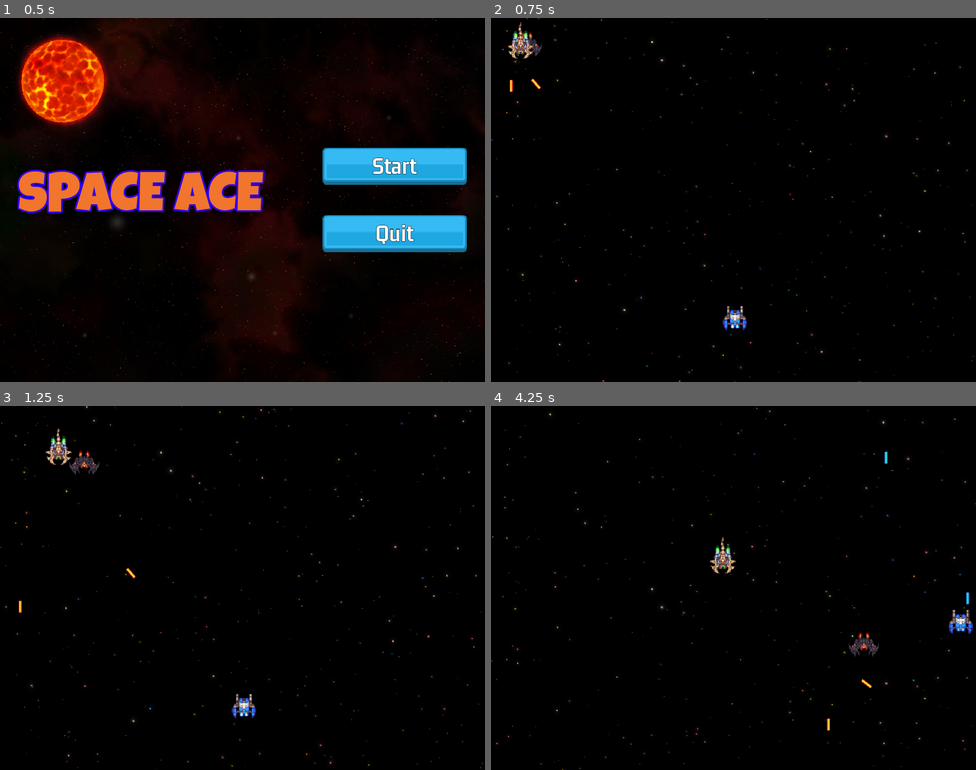
Above: before the commit, frames 1-4 (two rows, left to right).
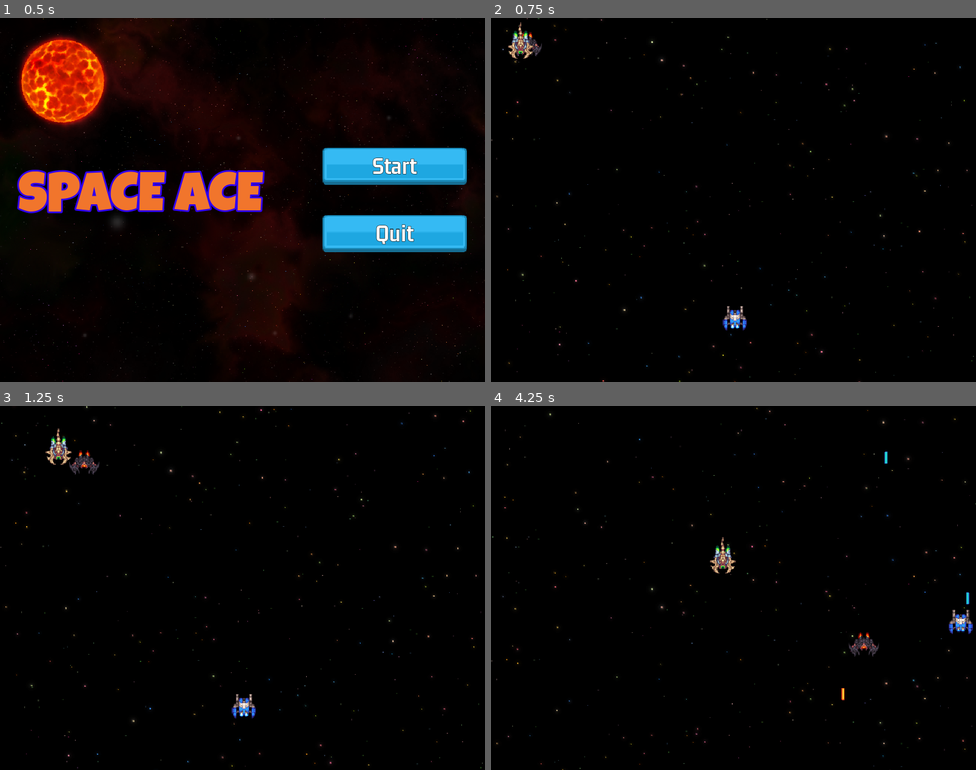
Above: after the commit, the same moments.

Repository: fj0lverkr/space-ace
Game: Godot game, scene res://scenes/main/main.tscn
Two runs of this game, one before a commit and one after it. Both use one fixed random seed, a clock stepped at 60 frames per second and the inputs below. Sound files missing from this copy of the repository are replaced by a short silence.
Inputs (mouse positions are in pixels of both pictures, inside the frame that each line leads up to):
- Up to frame 1 (0.5 s): no input
- Up to frame 2 (0.75 s): click "Start" at 0.5 s
- Up to frame 3 (1.25 s): no input
- Up to frame 4 (4.25 s): move the mouse to (840, 569) at 1.27 s; hold D (right) 1.28-2.03 s; click (840, 569) at 1.35 s; move the mouse to (636, 606) at 2.02 s; hold S (down) 2.03-2.78 s; click (636, 606) at 2.1 s; move the mouse to (782, 507) at 2.77 s; hold D (right) 2.78-3.53 s; click (782, 507) at 2.85 s; move the mouse to (709, 660) at 3.52 s; hold W (up) from 3.53 s (still down); click (709, 660) at 3.6 s

Frame 1 is identical in both runs. In frame 2, less than 0.1% of the frame differs, in the area x 3-11%, y 16-21%; in frame 3, less than 0.1%; in frame 4, less than 0.1%, in the area x 69-79%, y 75-90%.

Commit message:
small optimizations

Diff:
--- /dev/null
+++ b/assets/classes/utils.gd
@@ -0,0 +1,5 @@
+class_name Utils
+
+static func set_and_start_timer(t: Timer, min_wt: float, max_wt: float) -> void:
+    var wt: float = randf_range(min_wt, max_wt)
+    t.start(wt)
--- a/scenes/enemies/base_enemy.gd
+++ b/scenes/enemies/base_enemy.gd
@@ -29,13 +29,15 @@
 var _subtype: String
 var _health_data: Dictionary
 var _speed_data: Dictionary
-var _can_shoot: bool = true
+var _can_shoot: bool = false
 var _laser_timeout: Vector2
 var _player_ref: Player
 
 
 func _ready() -> void:
 	_player_ref = _get_player_ref()
+	if not _player_ref:
+		queue_free()
 
 
 func _process(delta: float) -> void:
@@ -43,12 +45,7 @@
 
 
 func _get_player_ref() -> Player:
-	var nodes: Array[Node] = get_tree().get_nodes_in_group(Constants.GRP_PLAYER)
-
-	if nodes.is_empty():
-		return null
-
-	return nodes[0]
+	return get_tree().get_first_node_in_group(Constants.GRP_PLAYER)
 
 
 func setup(s: SubType) -> void:
@@ -72,7 +69,8 @@
 		var bt: BaseBullet.BulletType = BaseBullet.BulletType.ENEMY_BOMB if bomb else BaseBullet.BulletType.ENEMY
 		SignalBus.on_shoot.emit(bt, dir, speed, gp)
 		_can_shoot = false
-		laser_timer.start(randf_range(_laser_timeout.x, _laser_timeout.y))
+	elif laser_timer.is_stopped():
+		Utils.set_and_start_timer(laser_timer, _laser_timeout.x, _laser_timeout.y)
 
 
 func _on_laser_timer_timeout() -> void:
